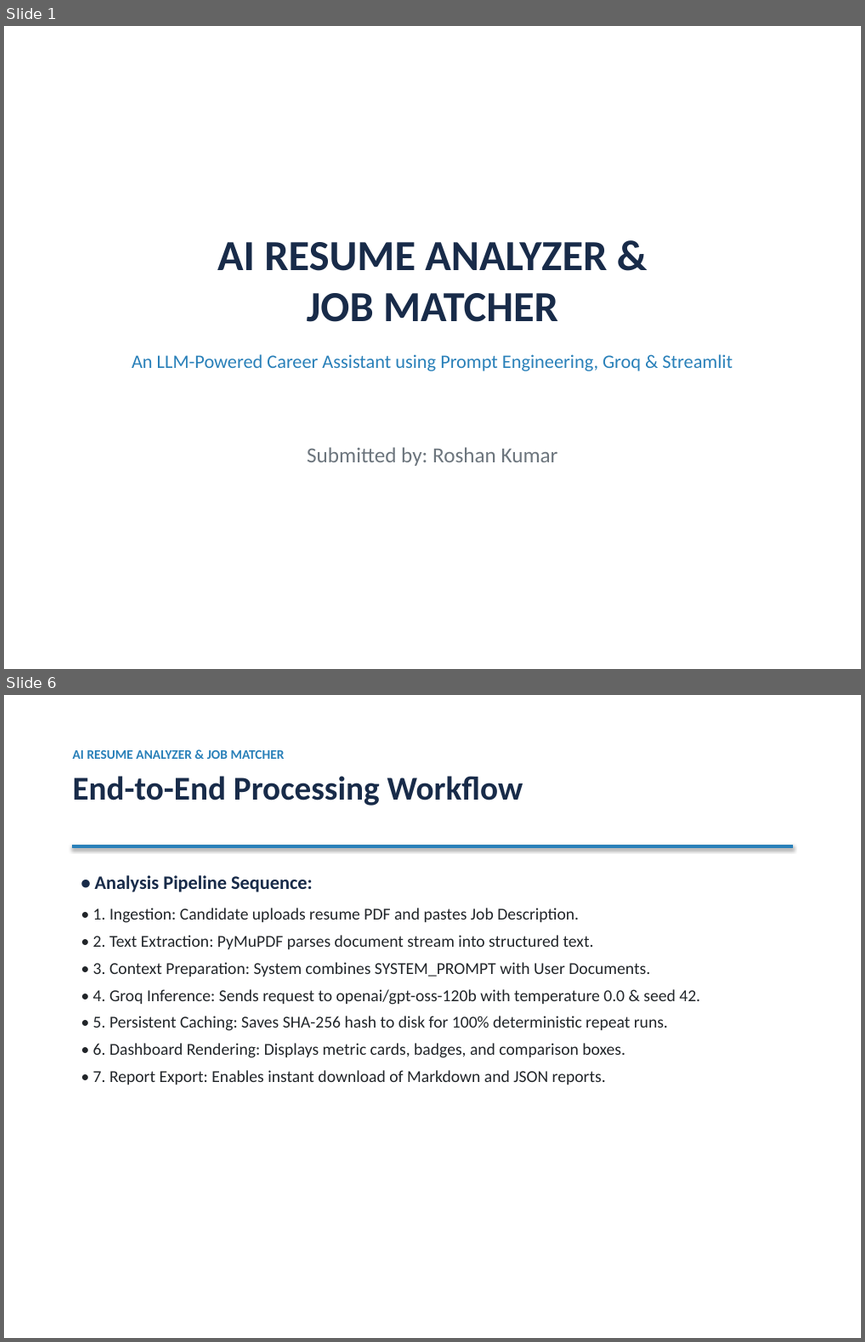
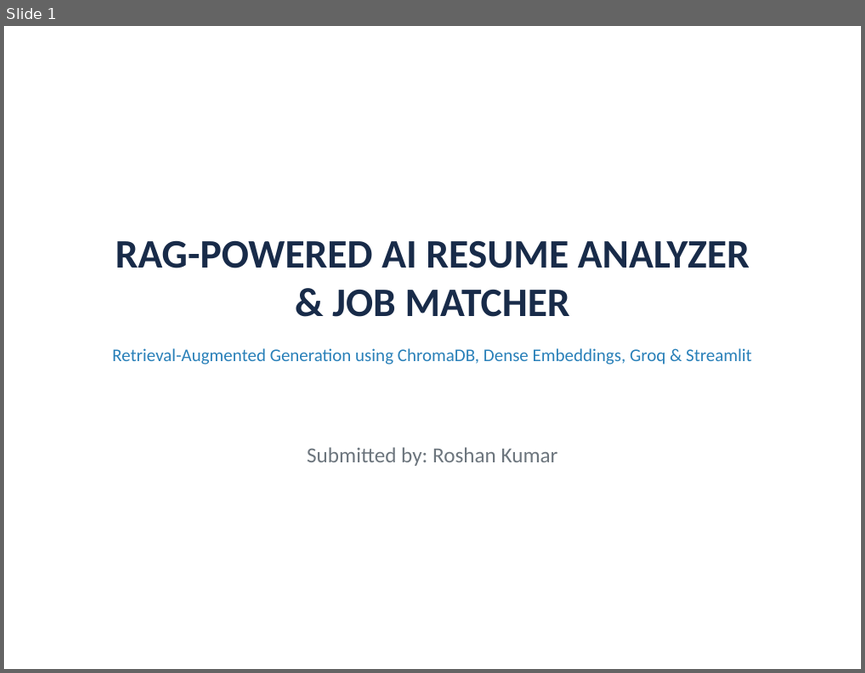
Before and after one commit to Roshan8555/AI-Resume-Analyzer-and-Job-Matcher, a slide deck: AI_Resume_Analyzer_Presentation.pptx. Shown one above the other, each under a label of ours: slides 1 and 6 before the commit, slide 1 after it; the slides between them are not shown. The pictures are 865x1342 and 865x673 pixels, drawn with LibreOffice and Linux fonts; fonts in the diff are those of the drawing. Boxes give left, top, right and bottom in pixels: in the first picture for what was removed or moved away, otherwise in the second. Text is boxed around its words. In the diff, an @@ line names an element or a change of style, - is before the commit and + after.

Commit message:
Convert project to full RAG architecture with ChromaDB vector store, dense embeddings, and semantic retrieval

```diff
--- a/AI_Resume_Analyzer_Presentation.pptx
+++ b/AI_Resume_Analyzer_Presentation.pptx
@@ slide 6 removed at <box>4,695,861,1338</box>, background #FFFFFF @@
@@ text removed at <box>73,750,523,805</box> @@
-AI RESUME ANALYZER & JOB MATCHER
-End-to-End Processing Workflow
@@ rectangle removed at <box>73,845,792,847</box> @@
@@ text removed at <box>93,875,700,1084</box> @@
-• Analysis Pipeline Sequence:
-• 1. Ingestion: Candidate uploads resume PDF and pastes Job Description.
-• 2. Text Extraction: PyMuPDF parses document stream into structured text.
-• 3. Context Preparation: System combines SYSTEM_PROMPT with User Documents.
-• 4. Groq Inference: Sends request to openai/gpt-oss-120b with temperature 0.0 & seed 42.
-• 5. Persistent Caching: Saves SHA-256 hash to disk for 100% deterministic repeat runs.
-• 6. Dashboard Rendering: Displays metric cards, badges, and comparison boxes.
-• 7. Report Export: Enables instant download of Markdown and JSON reports.
@@ slide 1 changed as well @@
@@ text at <box>112,240,752,364</box>: text changed; size 16 to 15 pt @@
-AI RESUME ANALYZER &
-JOB MATCHER
-An LLM-Powered Career Assistant using Prompt Engineering, Groq & Streamlit
+RAG-POWERED AI RESUME ANALYZER
+& JOB MATCHER
+Retrieval-Augmented Generation using ChromaDB, Dense Embeddings, Groq & Streamlit
```
Also in this commit, not shown: 7 other slides changed, 2 slides added, 1 other slide removed, 10 other files.
